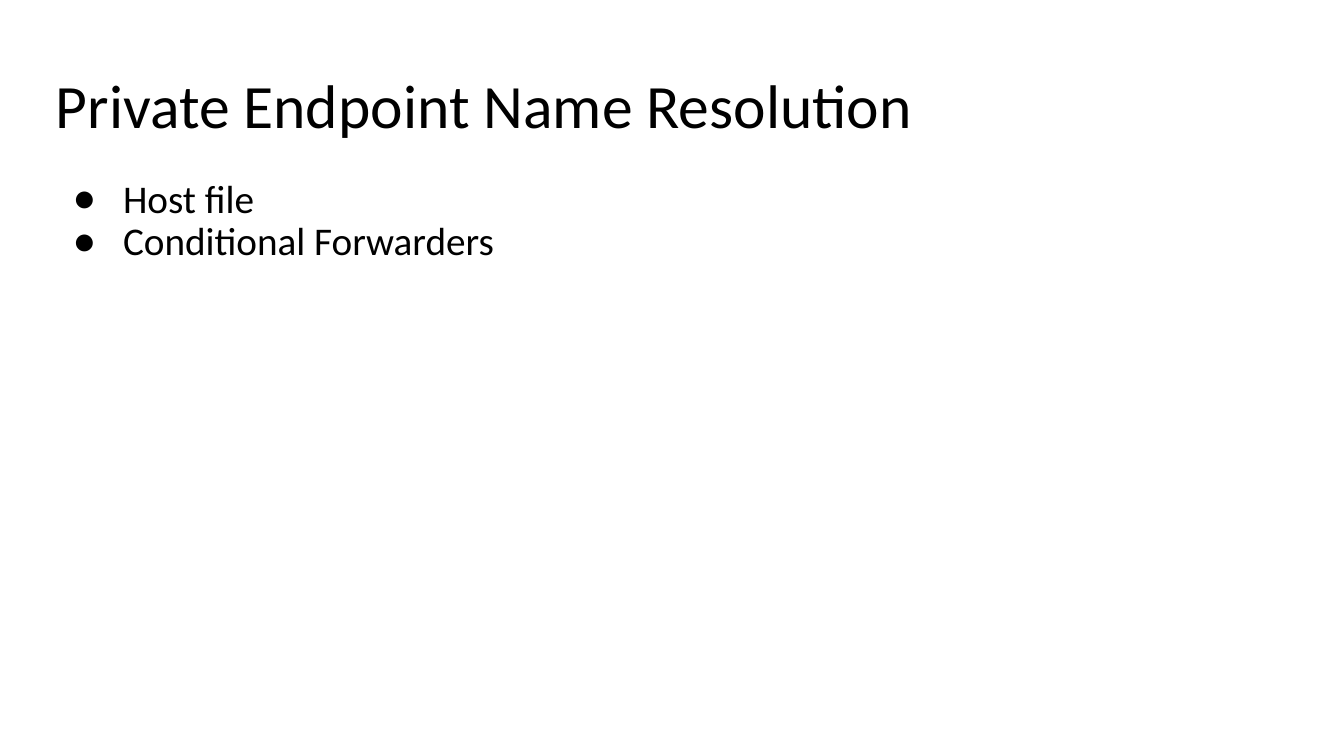
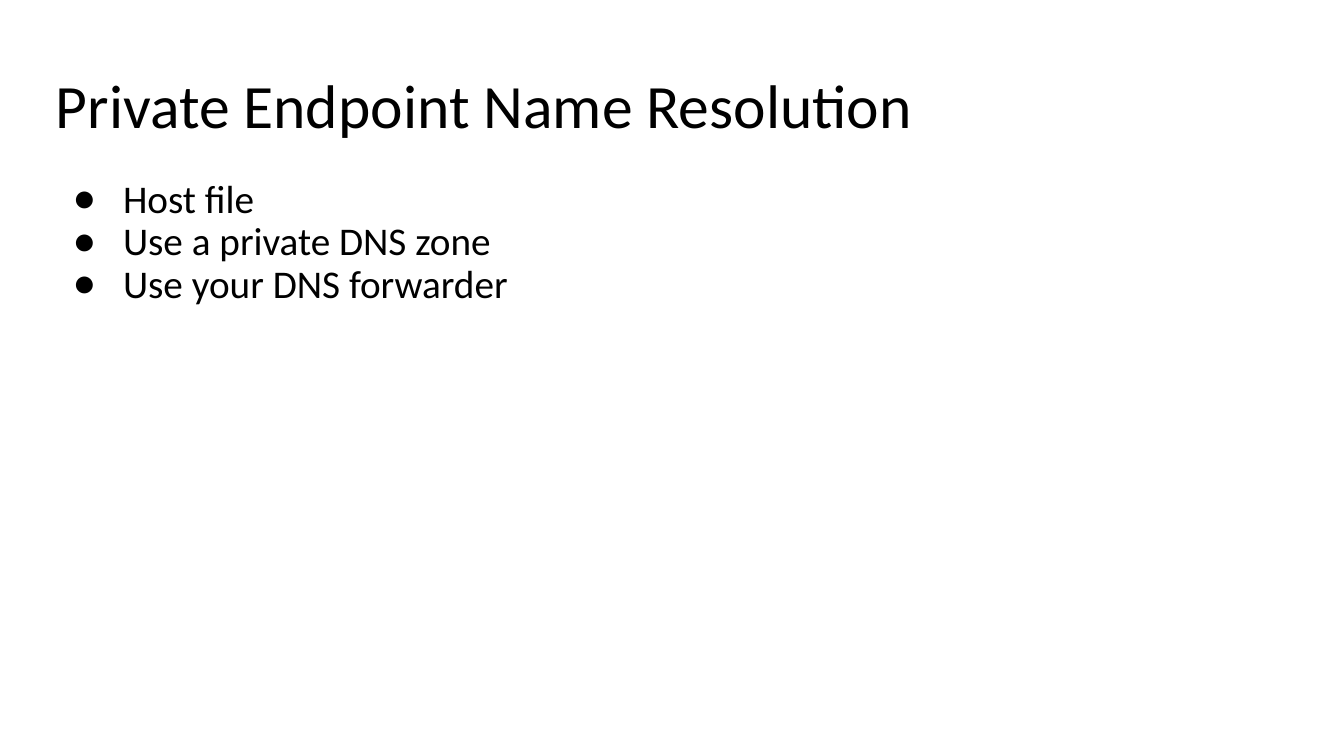
Before and after one commit to Infrastructure-AsCode/azure-private-links-labs, a slide deck: slide 22 of slides/private-links.pptx (slide 21 before the commit). Drawn at 1344x756 pixels with LibreOffice and Linux fonts; fonts in the diff are those of the drawing. Boxes give left, top, right and bottom in pixels: in the first picture for what was removed or moved away, otherwise in the second. Text is boxed around its words. In the diff, an @@ line names an element or a change of style, - is before the commit and + after.

```diff
--- a/slides/private-links.pptx
+++ b/slides/private-links.pptx
@@ text at bbox=[123, 228, 508, 305]: text changed @@
-● Conditional Forwarders
+● Use a private DNS zone
+● Use your DNS forwarder
```
Also in this commit, not shown: 3 other slides changed, 4 slides added, 1 slide removed, 1 other file.
